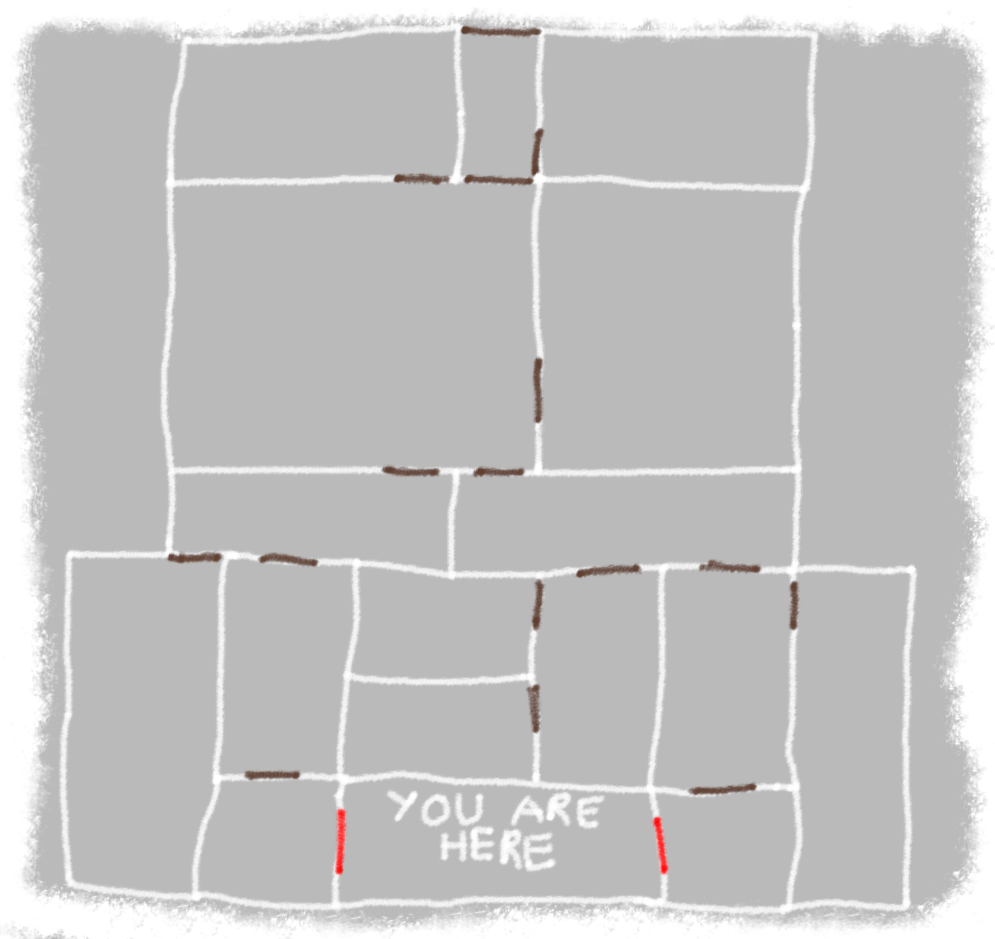
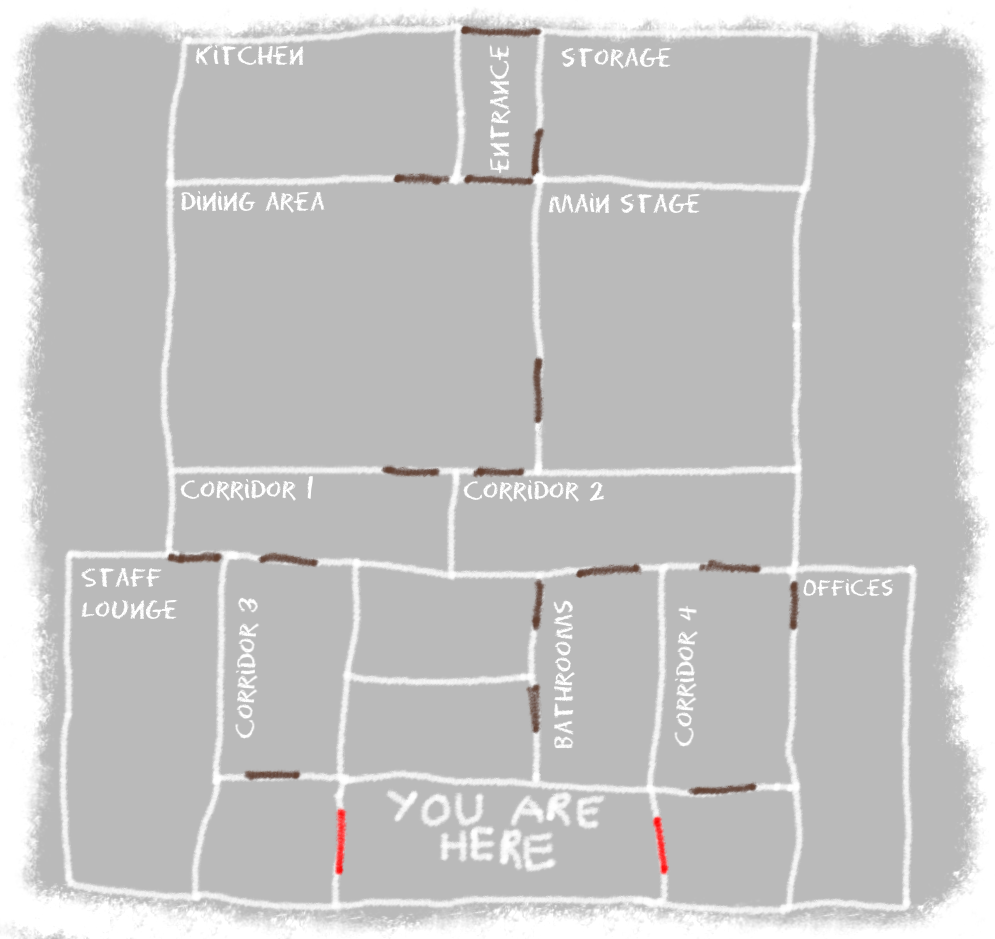
Two versions of the same layered image (995px x 939px). Layer-by-layer changes:
showed group "Text" (12 layers) over [81, 44, 894, 749]
renamed "main stages" to "main stage", painted on it over [548, 193, 701, 213]
